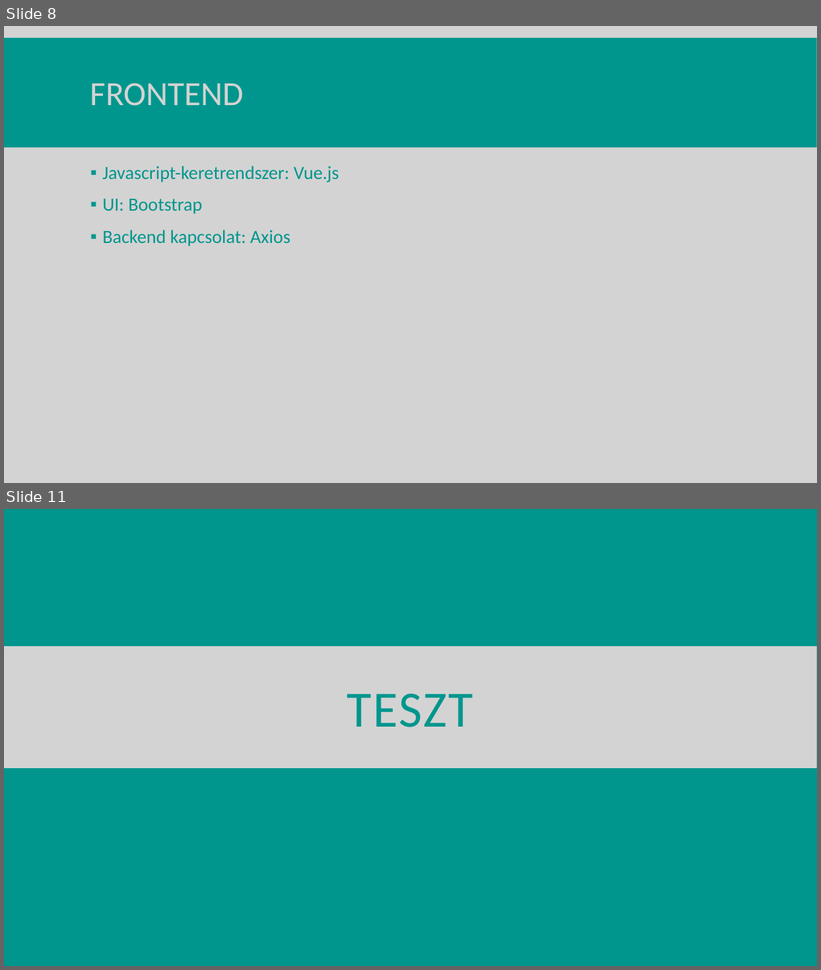
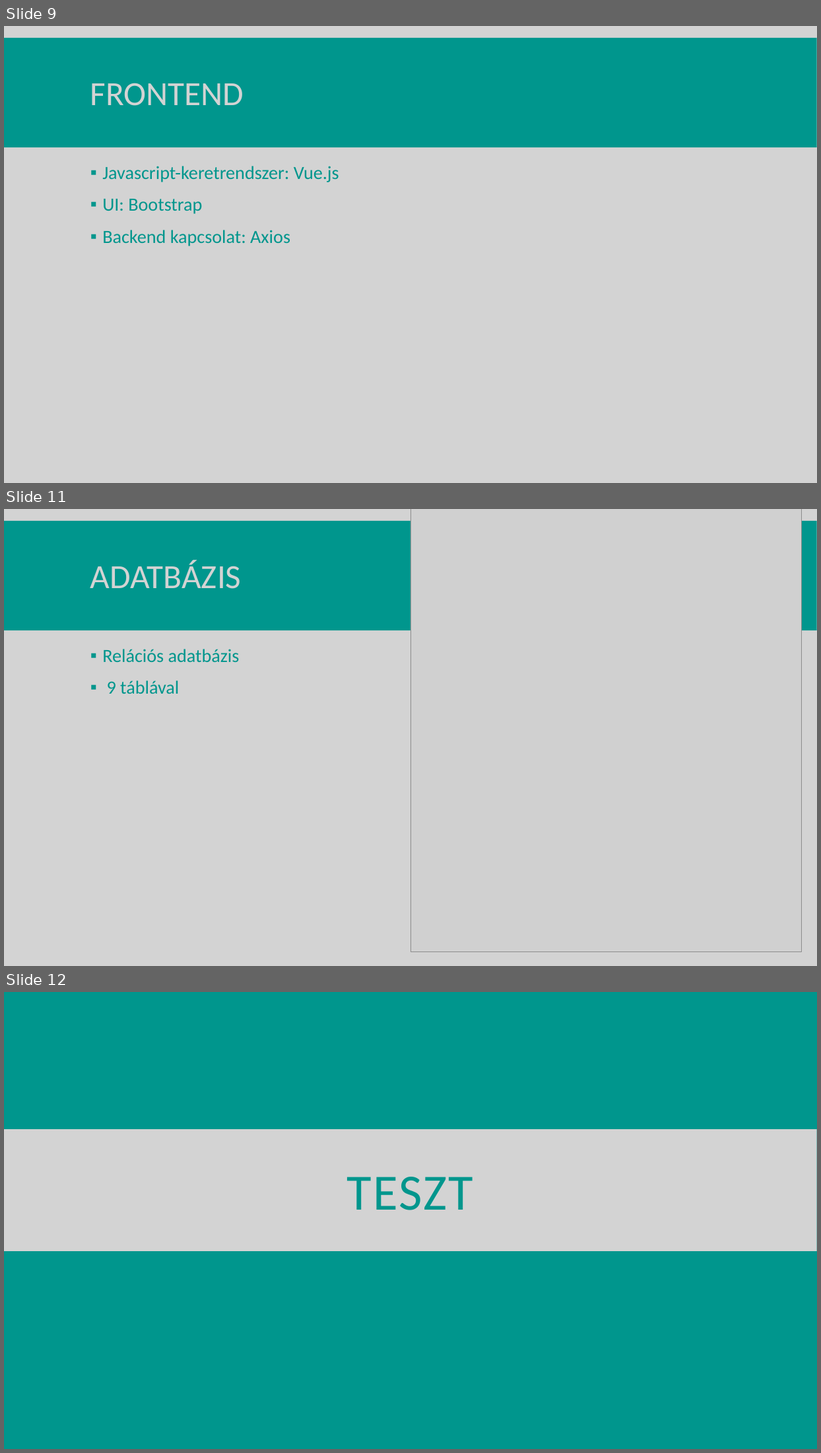
Before and after one commit to Decse1/13_S1_7_vizsgaremek, a slide deck: szerkesztendo_dokumentumok/prezentacio_REKA.pptx. Shown one above the other, each under a label of ours: slides 8 and 11 before the commit, slides 9, 11 and 12 after it; the slides between them are not shown. The pictures are 821x970 and 821x1453 pixels, drawn with LibreOffice and Linux fonts; fonts in the diff are those of the drawing; grey boxes stand for pictures. Boxes give left, top, right and bottom in pixels: in the first picture for what was removed or moved away, otherwise in the second. Text is boxed around its words. In the diff, an @@ line names an element or a change of style, - is before the commit and + after.

```diff
--- a/szerkesztendo_dokumentumok/prezentacio_REKA.pptx
+++ b/szerkesztendo_dokumentumok/prezentacio_REKA.pptx
@@ slide 11 added at bbox=[4, 509, 817, 966], background #D3D3D3; not listed: 1 template element that a slide beside it also shows @@
@@ picture added at bbox=[411, 509, 802, 952] @@
@@ title added at bbox=[90, 560, 242, 589], 40 pt, text #D3D3D3 @@
+ADATBÁZIS
@@ text added at bbox=[102, 649, 240, 694], 22 pt, text #00968D @@
+▪ Relációs adatbázis
+▪ 9 táblával
@@ what was slide 8 is now slide 9 @@
@@ what was slide 11 is now slide 12 @@
```
Also in this commit, not shown: 3 slides changed, 6 other slides added, 3 slides removed.
